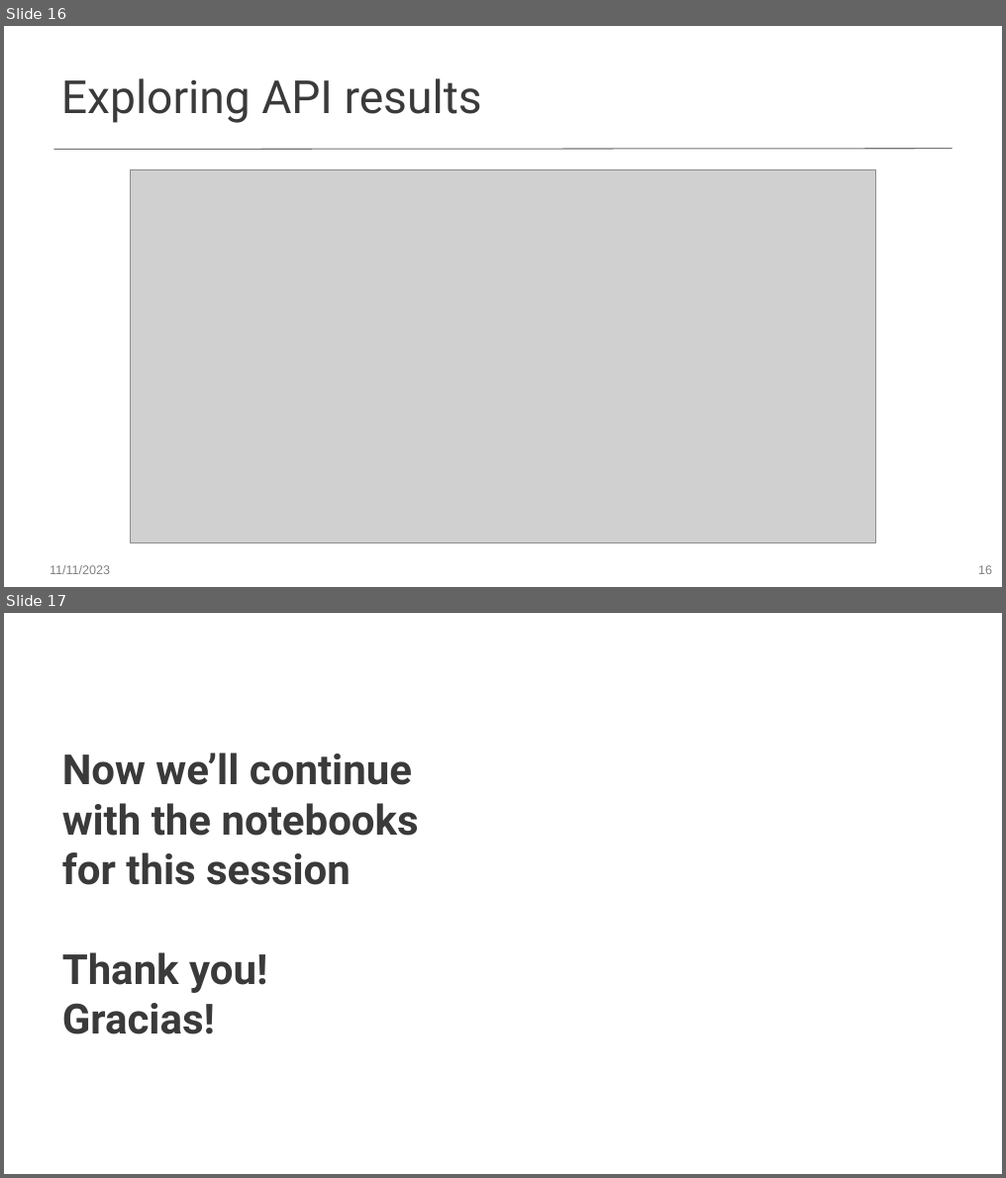
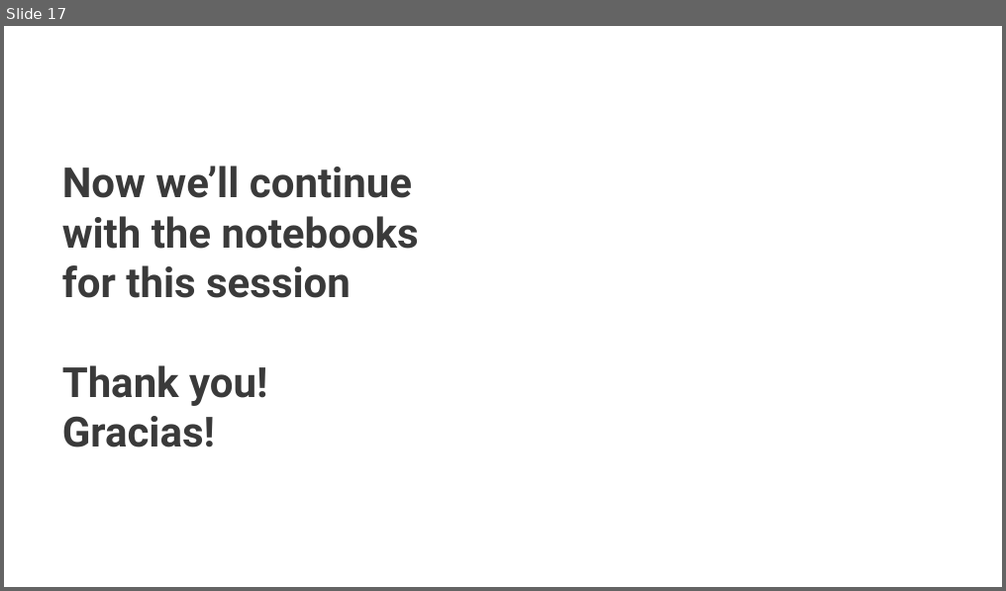
Before and after one commit to worldbank/dec-python-course, a slide deck: 1-foundations/4-api-and-dataviz/Introduction to APIs.pptx. Shown one above the other, each under a label of ours: slides 16 and 17 before the commit, slide 17 after it. The pictures are 1006x1178 and 1006x591 pixels, drawn with LibreOffice and Linux fonts; fonts in the diff are those of the drawing; grey boxes stand for pictures; background and template pictures are left out. Boxes give left, top, right and bottom in pixels: in the first picture for what was removed or moved away, otherwise in the second. Text is boxed around its words. In the diff, an @@ line names an element or a change of style, - is before the commit and + after.

```diff
--- a/1-foundations/4-api-and-dataviz/Introduction to APIs.pptx
+++ b/1-foundations/4-api-and-dataviz/Introduction to APIs.pptx
@@ slide 16 removed at [4, 26, 1002, 587], background #FFFFFF @@
@@ title removed at [61, 78, 482, 123] @@
-Exploring API results
@@ line removed from (952, 149) to (54, 150) @@
@@ picture removed at [131, 170, 876, 544] @@
@@ text removed at [50, 566, 110, 574] @@
-11/11/2023
@@ page number removed at [978, 566, 992, 574] @@
-16
```
Also in this commit, not shown: 14 slides changed, 1 slide added, 1 other file.
